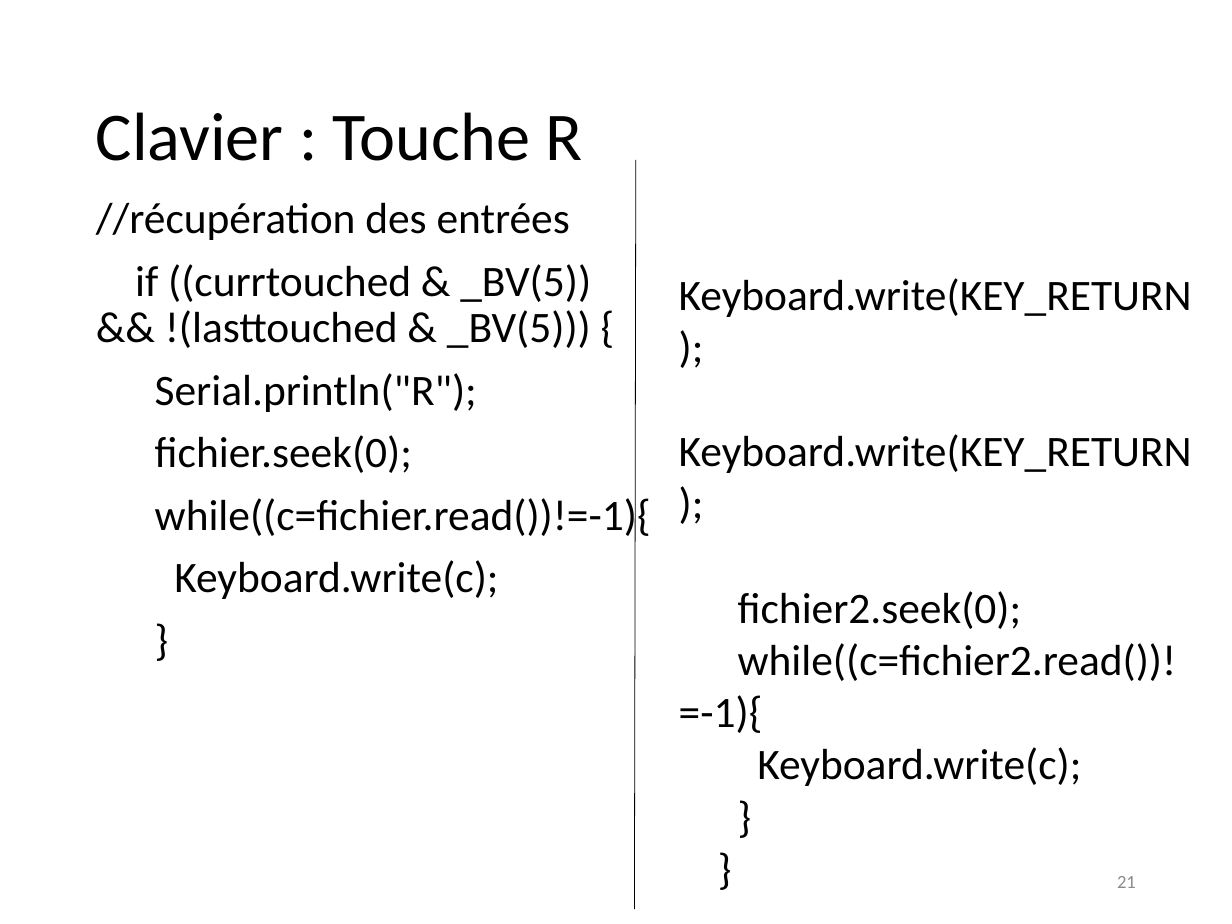
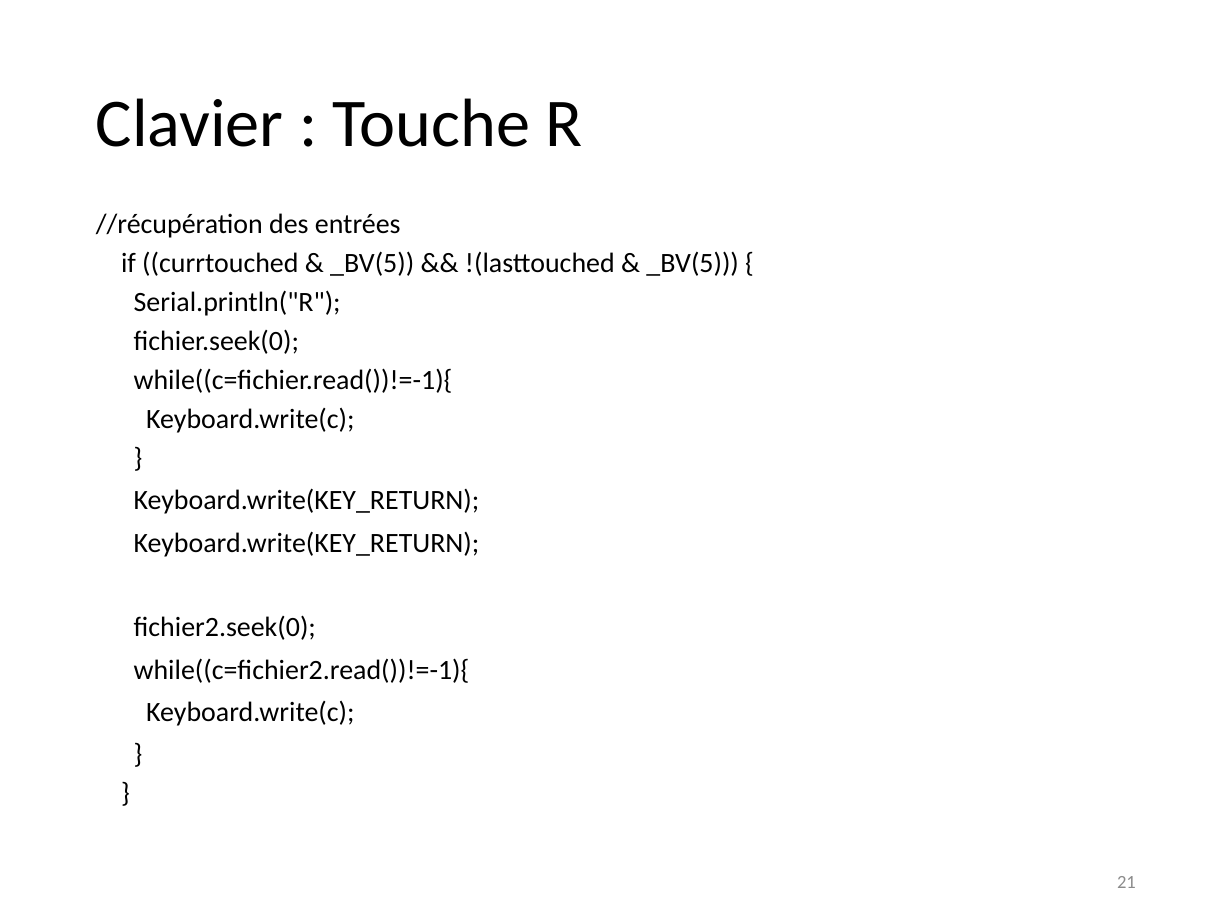
Before and after one commit to rguillomon/IMA3-4_Project, a slide deck: slide 21 of P12(périphUSB).odp. Drawn at 1232x924 pixels with LibreOffice and Linux fonts; fonts in the diff are those of the drawing. Boxes give left, top, right and bottom in pixels: in the first picture for what was removed or moved away, otherwise in the second. Text is boxed around its words. In the diff, an @@ line names an element or a change of style, - is before the commit and + after.

```diff
--- a/P12(périphUSB).odp
+++ b/P12(périphUSB).odp
@@ title "Clavier : Touche R": place and size @@
-title "Clavier : Touche R" at (96, 112, 583, 161)
+title "Clavier : Touche R" at (96, 98, 583, 147)
@@ line removed from (636, 160) to (635, 909) @@
@@ text "//récupération des entrées": place and size @@
-text "//récupération des entrées" at (96, 202, 651, 599)
+text "//récupération des entrées" at (96, 213, 739, 726)
@@ text at (96, 213, 739, 433): size 28 to 18 pt in "//récupération des entrées", "if ((currtouched & _BV(5)) && !(lasttouched & ...", "Serial.println("R");", "fichier.seek(0);" and 3 more places; less space between paragraphs @@
@@ text removed at (679, 278, 1192, 786) @@
-Keyboard.write(KEY_RETURN);
-Keyboard.write(KEY_RETURN);
-fichier2.seek(0);
-while((c=fichier2.read())!=-1){
-Keyboard.write(c);
-}
-}
@@ text at (134, 488, 480, 726): paragraphs added @@
+Keyboard.write(KEY_RETURN);
+Keyboard.write(KEY_RETURN);
+fichier2.seek(0);
+while((c=fichier2.read())!=-1){
+Keyboard.write(c);
+}
+}
```
Also in this commit, not shown: 5 other slides changed, 1 slide removed.
